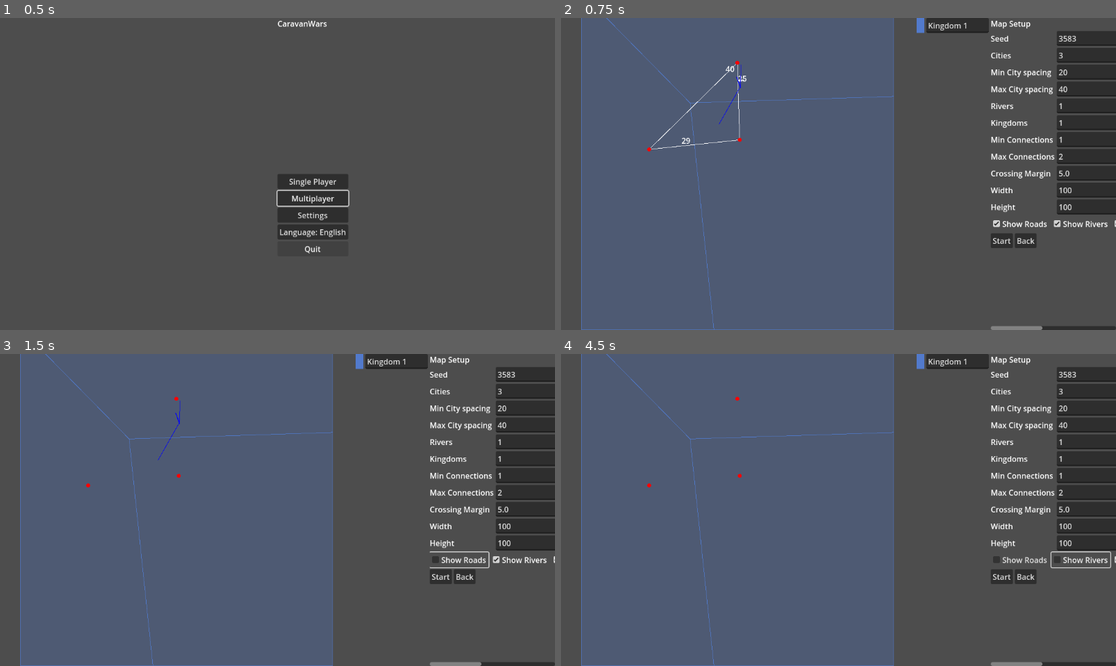
Above: before the commit, frames 1-4 (two rows, left to right).
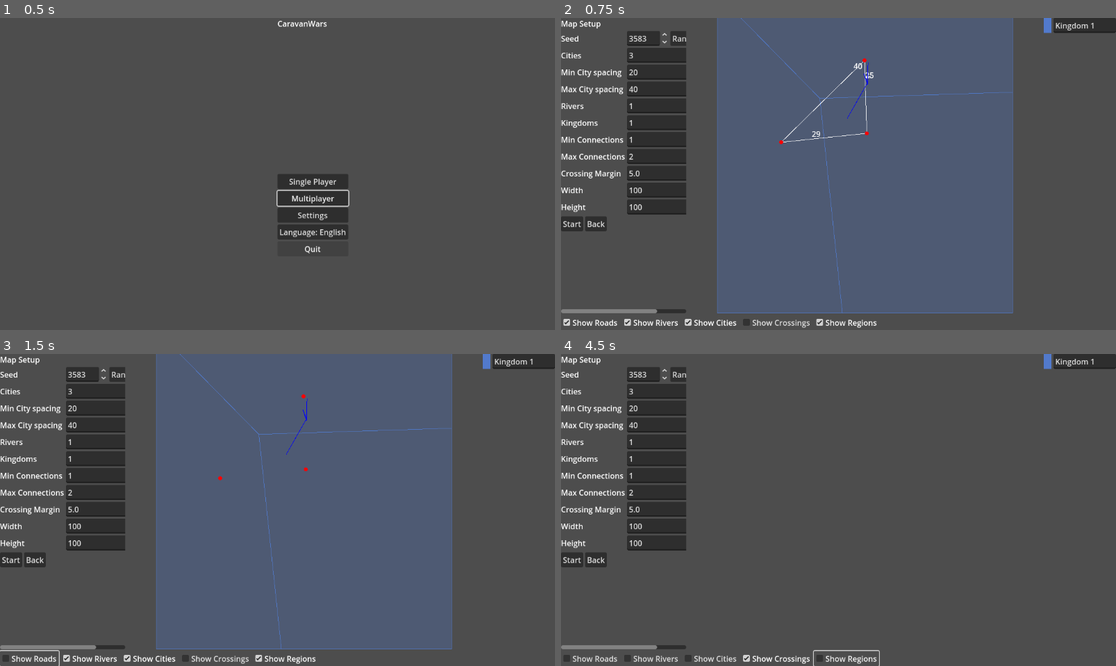
Above: after the commit, the same moments.

Repository: sepa79/CaravanWars
Game: Godot game, scene res://scenes/Main.tscn
The game is run twice, just before and just after one commit, with the same random seed, the same clock (stepped at 60 frames per second) and the same inputs.
Inputs (mouse positions are in pixels of both pictures, inside the frame that each line leads up to):
- Up to frame 1 (0.5 s): no input
- Up to frame 2 (0.75 s): click "Single Player" at 0.5 s
- Up to frame 3 (1.5 s): click "Show Roads" at 1.25 s
- Up to frame 4 (4.5 s): click "Show Rivers" at 2 s; click (710, 659) at 2.75 s, where only the run after the commit has a clickable "Show Cities"; click (777, 659) at 3.5 s, where only the run after the commit has a clickable "Show Crossings"; click (844, 659) at 4.25 s, where only the run after the commit has a clickable "Show Regions"

Frame 1 is identical in both runs. In frame 2, 55% of the frame differs, in the area x 0-100%, y 0-100%; in frame 3, 55%; in frame 4, 65%.

Commit message:
Reposition map filters and keep controls left

Diff:
--- a/game/ui/MapSetupScreen.gd
+++ b/game/ui/MapSetupScreen.gd
@@ -29,11 +29,11 @@
 @onready var height_spin: SpinBox = params.get_node("Height")
 @onready var map_view: MapView = $HBox/MapRow/MapView
 @onready var kingdom_legend: VBoxContainer = $HBox/MapRow/KingdomLegend
-@onready var show_roads_check: CheckBox = $HBox/ControlsScroll/Controls/Layers/ShowRoads
-@onready var show_rivers_check: CheckBox = $HBox/ControlsScroll/Controls/Layers/ShowRivers
-@onready var show_cities_check: CheckBox = $HBox/ControlsScroll/Controls/Layers/ShowCities
-@onready var show_crossings_check: CheckBox = $HBox/ControlsScroll/Controls/Layers/ShowCrossings
-@onready var show_regions_check: CheckBox = $HBox/ControlsScroll/Controls/Layers/ShowRegions
+@onready var show_roads_check: CheckBox = $Layers/ShowRoads
+@onready var show_rivers_check: CheckBox = $Layers/ShowRivers
+@onready var show_cities_check: CheckBox = $Layers/ShowCities
+@onready var show_crossings_check: CheckBox = $Layers/ShowCrossings
+@onready var show_regions_check: CheckBox = $Layers/ShowRegions
 @onready var start_button: Button = $HBox/ControlsScroll/Controls/Buttons/Start
 @onready var back_button: Button = $HBox/ControlsScroll/Controls/Buttons/Back
 @onready var main_ui: HBoxContainer = $HBox
--- a/game/ui/MapSetupScreen.tscn
+++ b/game/ui/MapSetupScreen.tscn
@@ -3,16 +3,20 @@
 [ext_resource path="res://ui/MapSetupScreen.gd" type="Script" id=1]
 [ext_resource path="res://ui/MapView.gd" type="Script" id=2]
 
-[node name="MapSetupScreen" type="Control"]
+[node name="MapSetupScreen" type="VBoxContainer"]
 anchor_right = 1.0
 anchor_bottom = 1.0
 script = ExtResource(1)
 
 [node name="HBox" type="HBoxContainer" parent="."]
-anchor_right = 1.0
-anchor_bottom = 1.0
 size_flags_horizontal = 3
 size_flags_vertical = 3
+
+[node name="ControlsScroll" type="ScrollContainer" parent="HBox"]
+custom_minimum_size = Vector2(260, 0)
+size_flags_horizontal = 1
+size_flags_vertical = 3
+horizontal_scroll_enabled = false
 
 [node name="MapRow" type="HBoxContainer" parent="HBox"]
 size_flags_horizontal = 3
@@ -28,12 +32,6 @@
 custom_minimum_size = Vector2(150, 0)
 size_flags_horizontal = 1
 size_flags_vertical = 3
-
-[node name="ControlsScroll" type="ScrollContainer" parent="HBox"]
-custom_minimum_size = Vector2(260, 0)
-size_flags_horizontal = 1
-size_flags_vertical = 3
-horizontal_scroll_enabled = false
 
 [node name="Controls" type="VBoxContainer" parent="HBox/ControlsScroll"]
 size_flags_horizontal = 3
@@ -147,23 +145,6 @@
 value = 100.0
 size_flags_horizontal = 3
 
-[node name="Layers" type="HBoxContainer" parent="HBox/ControlsScroll/Controls"]
-size_flags_horizontal = 3
-
-[node name="ShowRoads" type="CheckBox" parent="HBox/ControlsScroll/Controls/Layers"]
-button_pressed = true
-
-[node name="ShowRivers" type="CheckBox" parent="HBox/ControlsScroll/Controls/Layers"]
-button_pressed = true
-
-[node name="ShowCities" type="CheckBox" parent="HBox/ControlsScroll/Controls/Layers"]
-button_pressed = true
-
-[node name="ShowCrossings" type="CheckBox" parent="HBox/ControlsScroll/Controls/Layers"]
-button_pressed = false
-
-[node name="ShowRegions" type="CheckBox" parent="HBox/ControlsScroll/Controls/Layers"]
-button_pressed = true
 
 [node name="Buttons" type="HBoxContainer" parent="HBox/ControlsScroll/Controls"]
 size_flags_horizontal = 3
@@ -171,3 +152,21 @@
 [node name="Start" type="Button" parent="HBox/ControlsScroll/Controls/Buttons"]
 
 [node name="Back" type="Button" parent="HBox/ControlsScroll/Controls/Buttons"]
+
+[node name="Layers" type="HBoxContainer" parent="."]
+size_flags_horizontal = 3
+
+[node name="ShowRoads" type="CheckBox" parent="Layers"]
+button_pressed = true
+
+[node name="ShowRivers" type="CheckBox" parent="Layers"]
+button_pressed = true
+
+[node name="ShowCities" type="CheckBox" parent="Layers"]
+button_pressed = true
+
+[node name="ShowCrossings" type="CheckBox" parent="Layers"]
+button_pressed = false
+
+[node name="ShowRegions" type="CheckBox" parent="Layers"]
+button_pressed = true
